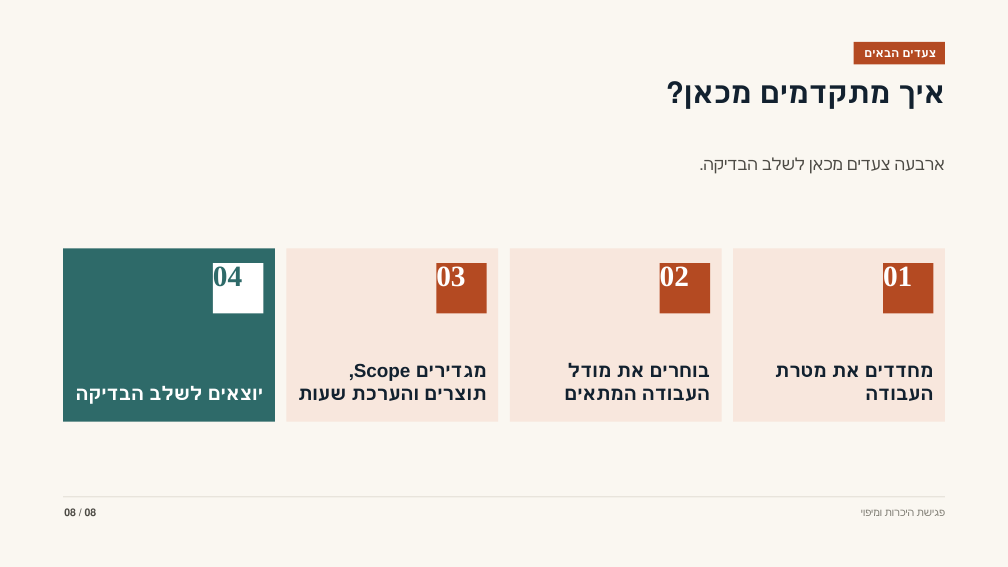
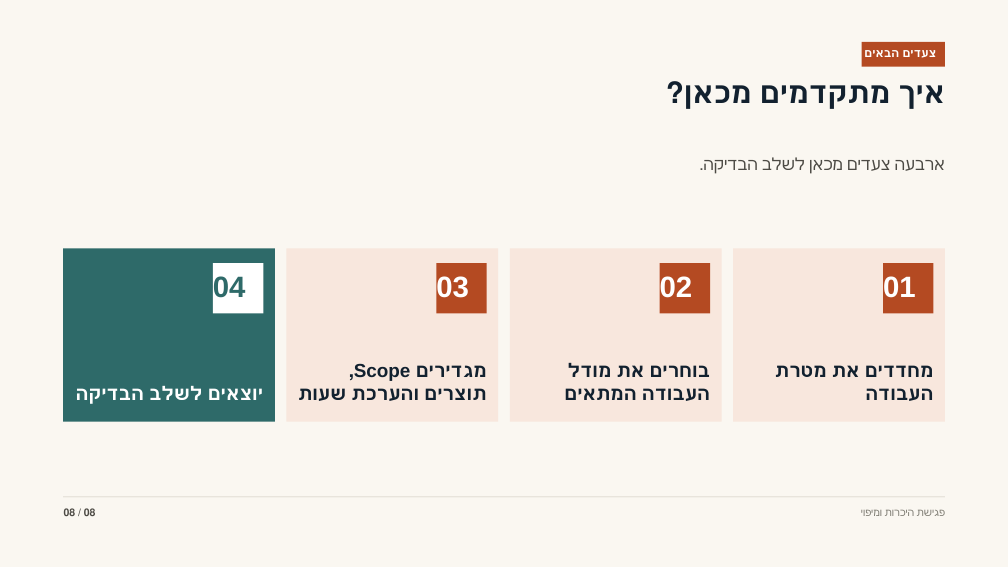
Before and after one commit to alonrotem1-del/Alon, a slide deck: slide 8 of dist/deck.pptx. Drawn at 1008x567 pixels with LibreOffice and Linux fonts; fonts in the diff are those of the drawing. Boxes give left, top, right and bottom in pixels: in the first picture for what was removed or moved away, otherwise in the second. Text is boxed around its words. In the diff, an @@ line names an element or a change of style, - is before the commit and + after.

```diff
--- a/dist/deck.pptx
+++ b/dist/deck.pptx
@@ rectangle: place and size @@
-rectangle at bbox=[854, 42, 945, 65]
+rectangle at bbox=[862, 42, 945, 67]
@@ font Times New Roman to Arial; vertical alignment top to middle in 4 elements at bbox=[883, 276, 916, 298], bbox=[660, 276, 693, 298], bbox=[436, 273, 469, 302], bbox=[213, 276, 246, 298] @@
```
Also in this commit, not shown: 7 other slides changed, 32 other files.
